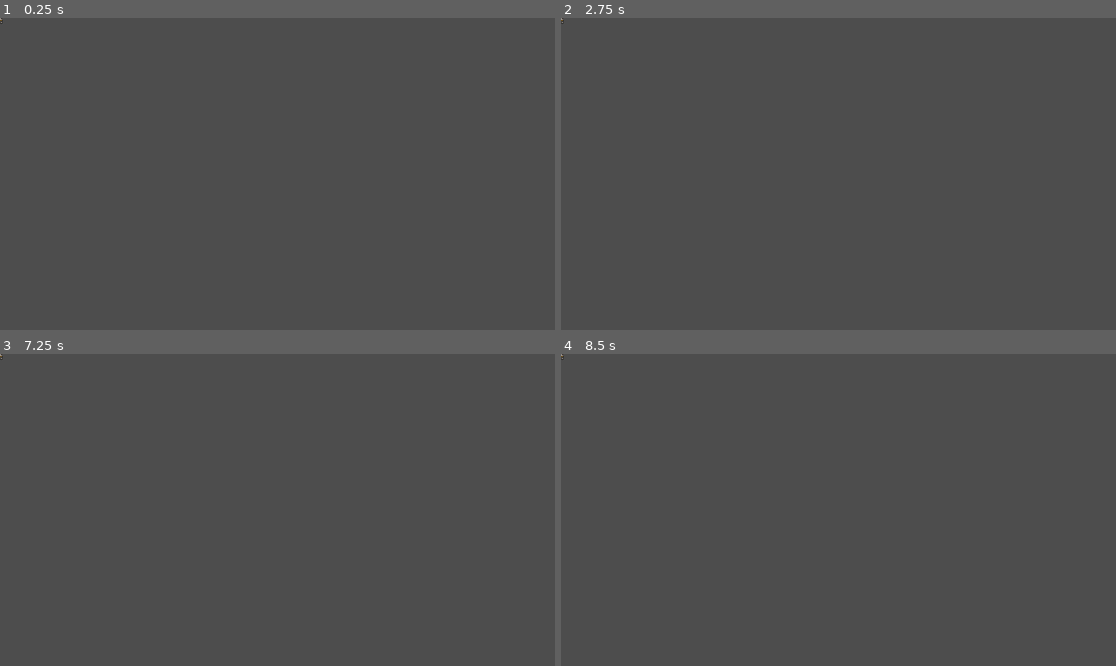
Above: before the commit, frames 1-4 (two rows, left to right).
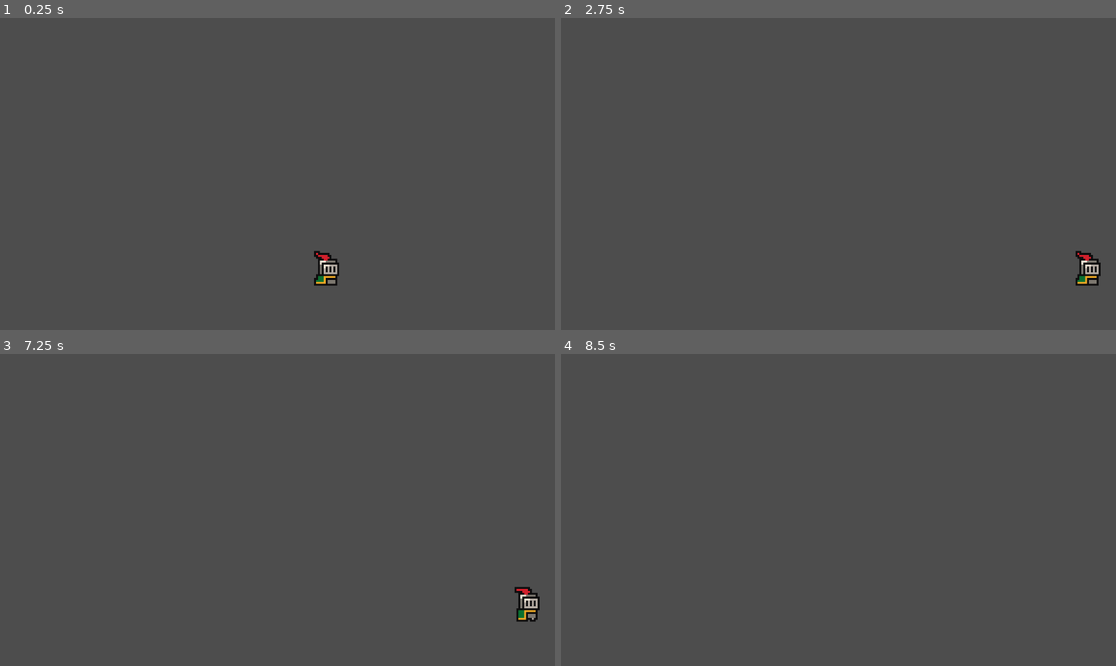
Above: after the commit, the same moments.

Repository: FallThenForge/Warrio
Game: Godot game, scene res://Scenes/game.tscn
The game is run twice, just before and just after one commit, with the same random seed, the same clock (stepped at 60 frames per second) and the same inputs. Before the commit the project starts from res://Scenes/Player.tscn.
Inputs:
- Up to frame 1 (0.25 s): no input
- Up to frame 2 (2.75 s): tap Enter (ui_accept) at 0.5, 0.6, 0.77, 1.07, 1.35, 1.52, 1.82, 2, 2.1 s; hold Right (ui_right) 0.53-2.03 s; hold Left (ui_left) from 2.03 s (still down)
- Up to frame 3 (7.25 s): release Left (ui_left) at 2.78 s; hold Right (ui_right) 2.78-4.28 s; tap Enter (ui_accept) at 2.85, 3.02, 3.32, 3.5, 3.6, 3.77, 4.07, 4.25, 4.35, 4.52, 4.82, 5, 5.1, 5.75, 5.85, 6.02, 6.32, 6.6, 6.77, 7.07 s; hold Left (ui_left) 4.28-5.03 s; hold Right (ui_right) 5.03-5.78 s; hold Left (ui_left) from 5.78 s (still down)
- Up to frame 4 (8.5 s): release Left (ui_left) at 7.28 s; hold Right (ui_right) from 7.28 s (still down); tap Enter (ui_accept) at 7.35, 7.52, 7.82, 8.1 s

The runs differ from the first frame. In frame 1, 0.4% of the frame differs, in the area x 0-62%, y 0-86%; in frame 2, 0.4%; in frame 3, 0.4%, in the area x 0-98%, y 0-86%; in frame 4, less than 0.1%.

Commit message:
Collison shape and script of player

Diff:
--- a/warrio/Scenes/Player.tscn
+++ b/warrio/Scenes/Player.tscn
@@ -1,5 +1,6 @@
-[gd_scene load_steps=7 format=3 uid="uid://ch8ur4oewp2uf"]
+[gd_scene load_steps=25 format=3 uid="uid://ch8ur4oewp2uf"]
 
+[ext_resource type="Script" uid="uid://llph1leeq17s" path="res://Scripts/player.gd" id="1_kyqiw"]
 [ext_resource type="Texture2D" uid="uid://c23bgae6me6rf" path="res://brackeys_platformer_assets/sprites/knight.png" id="1_rpqav"]
 
 [sub_resource type="AtlasTexture" id="AtlasTexture_kyqiw"]
@@ -18,6 +19,70 @@
 atlas = ExtResource("1_rpqav")
 region = Rect2(96, 0, 32, 32)
 
+[sub_resource type="AtlasTexture" id="AtlasTexture_rpqav"]
+atlas = ExtResource("1_rpqav")
+region = Rect2(0, 64, 32, 32)
+
+[sub_resource type="AtlasTexture" id="AtlasTexture_nn08x"]
+atlas = ExtResource("1_rpqav")
+region = Rect2(32, 64, 32, 32)
+
+[sub_resource type="AtlasTexture" id="AtlasTexture_52ee3"]
+atlas = ExtResource("1_rpqav")
+region = Rect2(64, 64, 32, 32)
+
+[sub_resource type="AtlasTexture" id="AtlasTexture_bhhdu"]
+atlas = ExtResource("1_rpqav")
+region = Rect2(96, 64, 32, 32)
+
+[sub_resource type="AtlasTexture" id="AtlasTexture_megsn"]
+atlas = ExtResource("1_rpqav")
+region = Rect2(128, 64, 32, 32)
+
+[sub_resource type="AtlasTexture" id="AtlasTexture_yoq75"]
+atlas = ExtResource("1_rpqav")
+region = Rect2(160, 64, 32, 32)
+
+[sub_resource type="AtlasTexture" id="AtlasTexture_ksbbd"]
+atlas = ExtResource("1_rpqav")
+region = Rect2(192, 64, 32, 32)
+
+[sub_resource type="AtlasTexture" id="AtlasTexture_glx4g"]
+atlas = ExtResource("1_rpqav")
+region = Rect2(224, 64, 32, 32)
+
+[sub_resource type="AtlasTexture" id="AtlasTexture_miouo"]
+atlas = ExtResource("1_rpqav")
+region = Rect2(0, 96, 32, 32)
+
+[sub_resource type="AtlasTexture" id="AtlasTexture_o3h8g"]
+atlas = ExtResource("1_rpqav")
+region = Rect2(32, 96, 32, 32)
+
+[sub_resource type="AtlasTexture" id="AtlasTexture_1e7my"]
+atlas = ExtResource("1_rpqav")
+region = Rect2(64, 96, 32, 32)
+
+[sub_resource type="AtlasTexture" id="AtlasTexture_arntx"]
+atlas = ExtResource("1_rpqav")
+region = Rect2(96, 96, 32, 32)
+
+[sub_resource type="AtlasTexture" id="AtlasTexture_lslt6"]
+atlas = ExtResource("1_rpqav")
+region = Rect2(128, 96, 32, 32)
+
+[sub_resource type="AtlasTexture" id="AtlasTexture_ulo2v"]
+atlas = ExtResource("1_rpqav")
+region = Rect2(160, 96, 32, 32)
+
+[sub_resource type="AtlasTexture" id="AtlasTexture_1iu4k"]
+atlas = ExtResource("1_rpqav")
+region = Rect2(192, 96, 32, 32)
+
+[sub_resource type="AtlasTexture" id="AtlasTexture_m0x7a"]
+atlas = ExtResource("1_rpqav")
+region = Rect2(224, 96, 32, 32)
+
 [sub_resource type="SpriteFrames" id="SpriteFrames_nn08x"]
 animations = [{
 "frames": [{
@@ -35,16 +100,75 @@
 }],
 "loop": true,
 "name": &"idle",
-"speed": 5.0
+"speed": 11.0
 }, {
-"frames": [],
+"frames": [{
+"duration": 1.0,
+"texture": SubResource("AtlasTexture_rpqav")
+}, {
+"duration": 1.0,
+"texture": SubResource("AtlasTexture_nn08x")
+}, {
+"duration": 1.0,
+"texture": SubResource("AtlasTexture_52ee3")
+}, {
+"duration": 1.0,
+"texture": SubResource("AtlasTexture_bhhdu")
+}, {
+"duration": 1.0,
+"texture": SubResource("AtlasTexture_megsn")
+}, {
+"duration": 1.0,
+"texture": SubResource("AtlasTexture_yoq75")
+}, {
+"duration": 1.0,
+"texture": SubResource("AtlasTexture_ksbbd")
+}, {
+"duration": 1.0,
+"texture": SubResource("AtlasTexture_glx4g")
+}, {
+"duration": 1.0,
+"texture": SubResource("AtlasTexture_miouo")
+}, {
+"duration": 1.0,
+"texture": SubResource("AtlasTexture_o3h8g")
+}, {
+"duration": 1.0,
+"texture": SubResource("AtlasTexture_1e7my")
+}, {
+"duration": 1.0,
+"texture": SubResource("AtlasTexture_arntx")
+}, {
+"duration": 1.0,
+"texture": SubResource("AtlasTexture_lslt6")
+}, {
+"duration": 1.0,
+"texture": SubResource("AtlasTexture_ulo2v")
+}, {
+"duration": 1.0,
+"texture": SubResource("AtlasTexture_1iu4k")
+}, {
+"duration": 1.0,
+"texture": SubResource("AtlasTexture_m0x7a")
+}],
 "loop": true,
-"name": &"new_animation",
-"speed": 5.0
+"name": &"run",
+"speed": 10.0
 }]
 
+[sub_resource type="CircleShape2D" id="CircleShape2D_rpqav"]
+radius = 5.0
+
 [node name="CharacterBody2D" type="CharacterBody2D"]
+script = ExtResource("1_kyqiw")
 
 [node name="AnimatedSprite2D" type="AnimatedSprite2D" parent="."]
+position = Vector2(0, -13)
 sprite_frames = SubResource("SpriteFrames_nn08x")
 animation = &"idle"
+autoplay = "idle"
+frame_progress = 0.183068
+
+[node name="CollisionShape2D" type="CollisionShape2D" parent="."]
+position = Vector2(0, -7)
+shape = SubResource("CircleShape2D_rpqav")
--- a/warrio/Scenes/game.tscn
+++ b/warrio/Scenes/game.tscn
@@ -1,3 +1,20 @@
-[gd_scene format=3 uid="uid://drh8rx5rvk41x"]
+[gd_scene load_steps=3 format=3 uid="uid://drh8rx5rvk41x"]
+
+[ext_resource type="PackedScene" uid="uid://ch8ur4oewp2uf" path="res://Scenes/Player.tscn" id="1_ebmjs"]
+
+[sub_resource type="WorldBoundaryShape2D" id="WorldBoundaryShape2D_ebmjs"]
+distance = -17.0
 
 [node name="Game" type="Node2D"]
+
+[node name="CharacterBody2D" parent="." instance=ExtResource("1_ebmjs")]
+position = Vector2(26, 34)
+
+[node name="Camera2D" type="Camera2D" parent="."]
+zoom = Vector2(4, 4)
+
+[node name="StaticBody2D" type="StaticBody2D" parent="."]
+
+[node name="CollisionShape2D" type="CollisionShape2D" parent="StaticBody2D"]
+position = Vector2(25, 40)
+shape = SubResource("WorldBoundaryShape2D_ebmjs")
--- /dev/null
+++ b/warrio/Scripts/player.gd
@@ -0,0 +1,25 @@
+extends CharacterBody2D
+
+
+const SPEED = 130.0
+const JUMP_VELOCITY = -300.0
+
+
+func _physics_process(delta: float) -> void:
+	# Add the gravity.
+	if not is_on_floor():
+		velocity += get_gravity() * delta
+
+	# Handle jump.
+	if Input.is_action_just_pressed("ui_accept") and is_on_floor():
+		velocity.y = JUMP_VELOCITY
+
+	# Get the input direction and handle the movement/deceleration.
+	# As good practice, you should replace UI actions with custom gameplay actions.
+	var direction := Input.get_axis("ui_left", "ui_right")
+	if direction:
+		velocity.x = direction * SPEED
+	else:
+		velocity.x = move_toward(velocity.x, 0, SPEED)
+
+	move_and_slide()
--- a/warrio/project.godot
+++ b/warrio/project.godot
@@ -11,7 +11,7 @@
 [application]
 
 config/name="Warrio"
-run/main_scene="res://Scenes/Player.tscn"
+run/main_scene="uid://drh8rx5rvk41x"
 config/features=PackedStringArray("4.4", "Forward Plus")
 config/icon="res://icon.svg"
 
Not shown, added: warrio/Scripts/player.gd.uid
